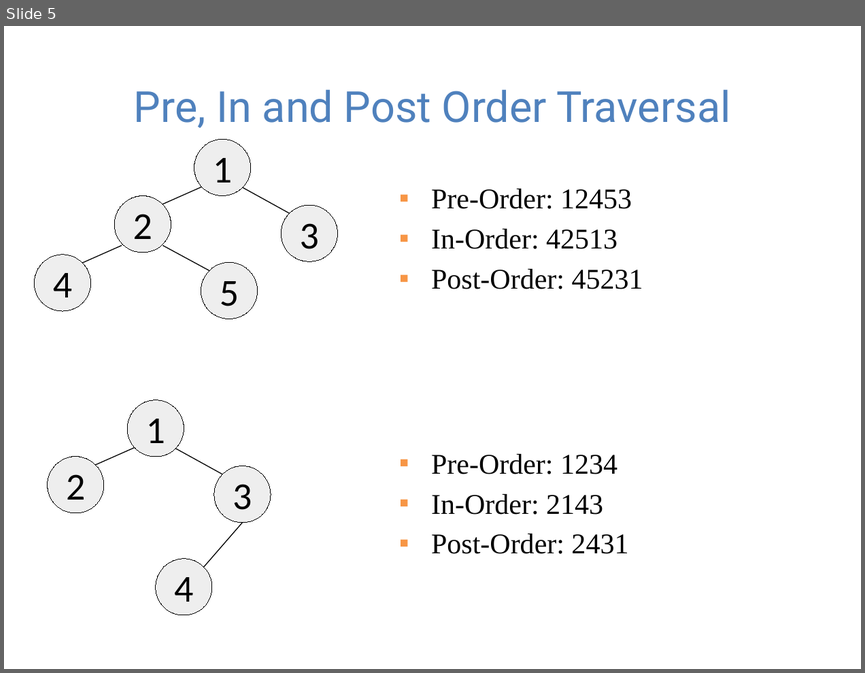
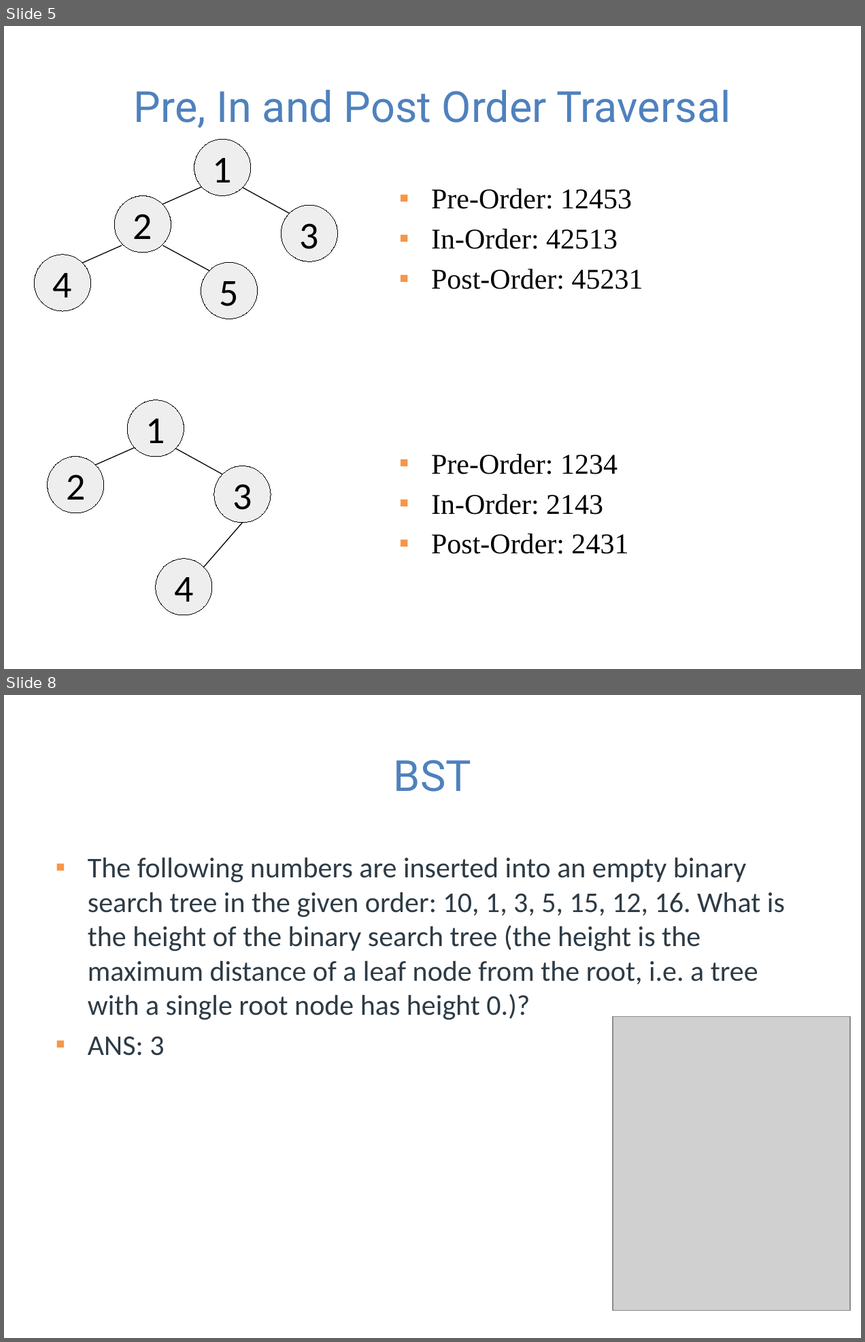
Before and after one commit to guhofstra/CSC111Fa25, a slide deck: PPTs/Lecture 8-binary search tree exercises ANS.pptx. Shown one above the other, each under a label of ours: slide 5 before the commit, slides 5 and 8 after it; the slides between them are not shown. The pictures are 865x673 and 865x1342 pixels, drawn with LibreOffice and Linux fonts; fonts in the diff are those of the drawing; grey boxes stand for pictures. Boxes give left, top, right and bottom in pixels: in the first picture for what was removed or moved away, otherwise in the second. Text is boxed around its words. In the diff, an @@ line names an element or a change of style, - is before the commit and + after.

```diff
--- a/PPTs/Lecture 8-binary search tree exercises ANS.pptx
+++ b/PPTs/Lecture 8-binary search tree exercises ANS.pptx
@@ slide 8 added at (4, 695, 861, 1338), background #FFFFFF @@
@@ title added at (394, 760, 471, 792), 36 pt, text #4F81BD @@
+BST
@@ text added at (88, 858, 785, 1055), 24 pt, text #2D3B45 @@
+▪ The following numbers are inserted into an empty binary search tree in the given order: 10, 1, 3, 5, 15, 12, 16. What is the height of the binary search tree (the height is the maximum distance of a leaf node from the root, i.e. a tree with a single root node has height 0.)?
+▪ ANS: 3
@@ picture added at (613, 1016, 850, 1310) @@
```
Also in this commit, not shown: 1 slide changed, 3 other slides added, 2 other files.
